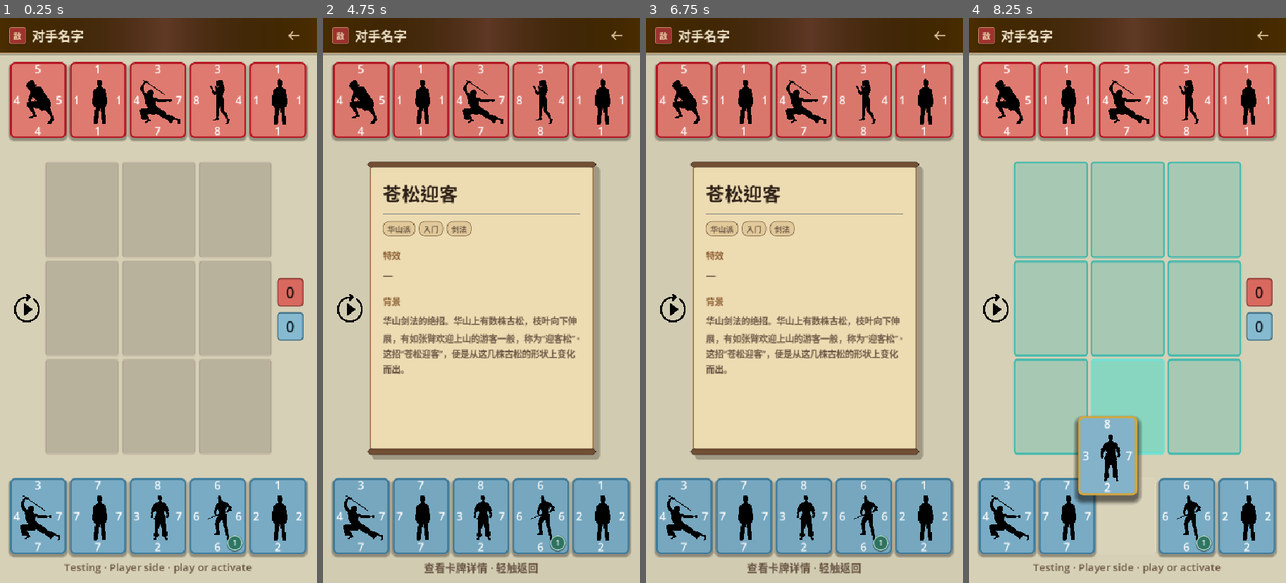
Above: before the commit, frames 1-4 (left to right).
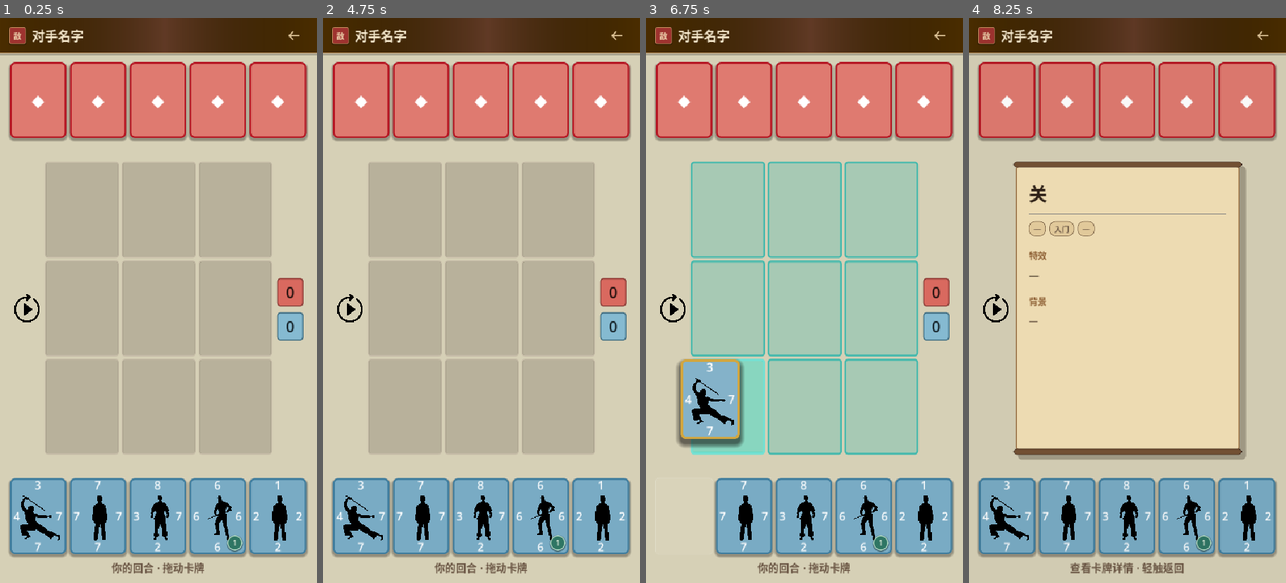
Above: after the commit, the same moments.

Repository: YLMstring/WuXiaCard
Game: Godot game, scene res://scenes/duel.tscn
Same seed, same stepped clock (60 frames per second), same inputs: the game is played once before the commit and once after it. This scene is started directly instead of the project's main scene.
Inputs (mouse positions are in pixels of both pictures, inside the frame that each line leads up to):
- Up to frame 1 (0.25 s): no input
- Up to frame 2 (4.75 s): click (348, 306) at 0.5 s; click (348, 306) at 1.25 s; click (348, 306) at 2 s; tap Enter at 2.75, 4.25 s; drag from (361, 102) to (513, 176) at 2.77 s; tap Space at 3.5 s; drag from (421, 102) to (465, 413) at 3.52 s; move the mouse to (481, 102) at 4.27 s; click (481, 102) at 4.42 s
- Up to frame 3 (6.75 s): tap Space at 5, 6.5 s; drag from (864, 102) to (709, 215) at 5.02 s; tap Enter at 5.75 s; drag from (924, 102) to (820, 300) at 5.77 s; drag from (684, 515) to (756, 159) at 6.52 s
- Up to frame 4 (8.25 s): move the mouse to (1067, 515) at 7.27 s; click (1067, 515) at 7.42 s; drag from (1127, 515) to (1064, 328) at 8.02 s

The runs differ from the first frame. In frame 1, 2.2% of the frame differs, in the area x 4-95%, y 8-99%; in frame 2, 40%; in frame 3, 44%; in frame 4, 44%, in the area x 4-96%, y 8-99%.

Commit message:
Update game_settings.gd

Diff:
--- a/scripts/game_settings.gd
+++ b/scripts/game_settings.gd
@@ -2,4 +2,4 @@
 extends RefCounted
 
 # Change this before launching to reveal both hands and manually control both sides.
-const TESTING_MODE: bool = true
+const TESTING_MODE: bool = false
